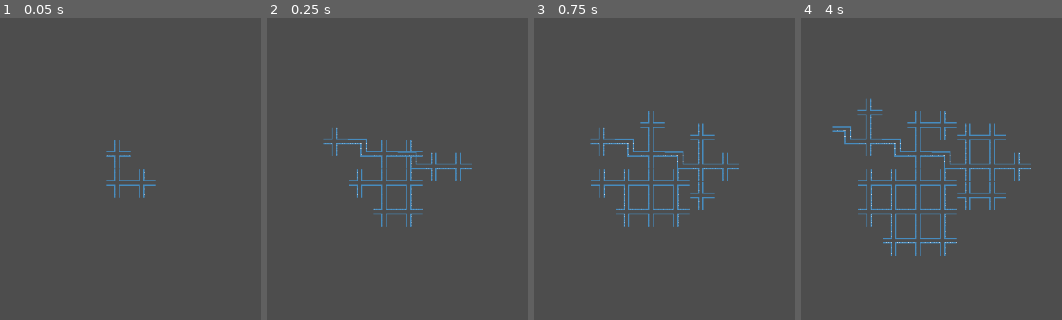
Above: before the commit, frames 1-4 (left to right).
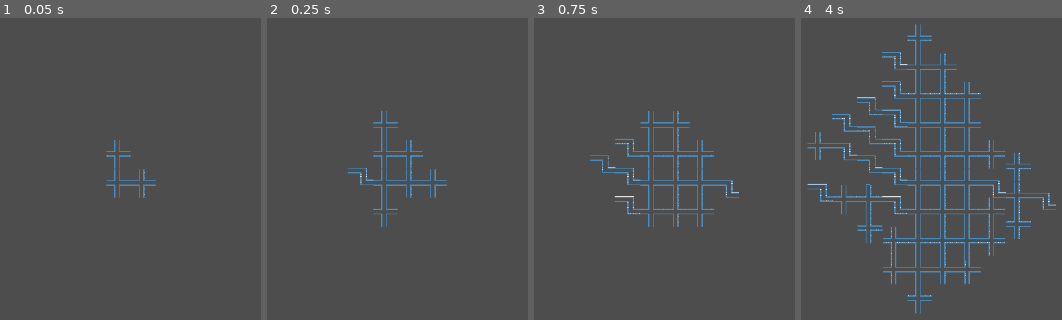
Above: after the commit, the same moments.

Repository: Ediblethumb2/CodZombiesRougelikeCASEPrototypeAssignment
Game: Godot game, scene res://map.tscn
The game is run twice, just before and just after one commit, with the same random seed, the same clock (stepped at 60 frames per second) and the same inputs. This scene is started directly instead of the project's main scene. The engine's default icon, where the game draws it, is replaced by a stand-in: a white triangle on a blue panel in a dark square.
Inputs (mouse positions are in pixels of both pictures, inside the frame that each line leads up to):
- Up to frame 1 (0.05 s): no input
- Up to frame 2 (0.25 s): no input
- Up to frame 3 (0.75 s): tap Enter at 0.5 s; move the mouse to (outside the picture) at 0.52 s; hold A (A) from 0.53 s (still down); click (outside the picture) at 0.67 s
- Up to frame 4 (4 s): tap D (D) at 0.8, 1.35, 3.8 s; move the mouse to (outside the picture) at 1.27 s; release A (A) at 1.28 s; click (outside the picture) at 1.42 s; tap S (S) at 1.55 s; tap Space at 2 s; move the mouse to (999, 84) at 2.02 s; hold S (S) 2.03-2.78 s; click (999, 84) at 2.17 s; tap W (W) at 2.3, 2.85 s; move the mouse to (879, 274) at 2.77 s; click (879, 274) at 2.92 s; tap A (A) at 3.05 s; tap Enter at 3.5 s; move the mouse to (outside the picture) at 3.52 s; hold A (A) from 3.53 s (still down); click (outside the picture) at 3.67 s

Frame 1 is identical in both runs. In frame 2, 1.4% of the frame differs, in the area x 21-79%, y 30-70%; in frame 3, 2.5%; in frame 4, 7.7%, in the area x 2-98%, y 1-99%.

Commit message:
Bugfixing Marathon
I have fixed everything related to the hallway generation, everything should be smooth and fast, the only thing that has bugs in the procedural generation is the generation of deadends

Diff:
--- a/cod-zombies/DeadEnd.tscn
+++ b/cod-zombies/DeadEnd.tscn
@@ -90,6 +90,7 @@
 position = Vector2(171, 0)
 rotation = 3.14159
 metadata/Occupied = false
+metadata/DeadEnd = false
 
 [node name="Area2D" type="Area2D" parent="Sprite2D"]
 position = Vector2(162, 82)
--- a/cod-zombies/GeneratingHallway.gd
+++ b/cod-zombies/GeneratingHallway.gd
@@ -20,6 +20,77 @@
 @onready var Timer2 = Timer.new()
 var markerrunning = false
 var Hallwaydupe = hallways.duplicate()
+var DeadEndDupe = DeadEnds.duplicate()
+
+func _spawn_deadend_at_marker(scene,  marker: Marker2D) -> bool:
+
+	var obj := scene.instantiate() as Node2D
+
+
+
+
+
+	# 1) Map marker name -> opposite connector on the NEW piece
+
+
+
+
+
+	if not opposite.has(marker.name):
+		push_error("Marker must be named ConnR/ConnL/fConnU/ConnD"); obj.queue_free(); return false
+
+	var new_conn := obj.find_child("ConnU") as Node2D
+	if new_conn == null:
+		#FillMap()
+		return false
+		#push_error("New hallway missing %s" % opposite[marker.name]); obj.queue_free();
+	add_child(obj)
+
+
+		#marker.set_meta("Occupied",true)
+
+		#return
+
+
+	var T_marker := Transform2D(marker.global_rotation, marker.global_position)
+	var T_conn   := Transform2D(new_conn.rotation, new_conn.position)
+
+	var R_180    := Transform2D(PI, Vector2.ZERO)  # make connectors face away (butt-join)
+
+	# 3) Place: obj * new_conn_local = marker * 180°
+	var T := T_marker * R_180 * T_conn.affine_inverse()
+
+	# 4) Apply pos/rot only (keep scale)
+	obj.find_child("Sprite2D").global_position = T.origin
+	obj.find_child("Sprite2D").global_rotation = T.get_rotation()
+	obj.scale = Vector2.ONE
+	obj.global_position = obj.global_position.round()
+
+	await get_tree().physics_frame
+
+
+
+
+
+
+
+
+	if  obj.find_child("Sprite2D").find_child("Area2D").has_overlapping_areas():
+		#new_conn.set_meta("Occupied",false)
+		#if is_instance_valid(marker) and !marker.is_queued_for_deletion():
+			#marker.set_meta("Occupied",false)
+		obj.queue_free()
+		return false
+
+
+	else:
+		#Successful +=1
+		new_conn.set_meta("Occupied",true)
+		if is_instance_valid(marker):
+			marker.set_meta("Occupied",true)
+		return true
+
+
 func _spawn_hallway_at_marker(scene,  marker: Marker2D) -> bool:
 
 	var obj := scene.instantiate() as Node2D
@@ -110,7 +181,7 @@
 		var canfill = false
 
 		for Hallway in get_children():
-
+			print("ForLoopRunning")
 
 			if Hallway.get_class() == "Node2D":
 				canfill = true
@@ -132,15 +203,39 @@
 					var placed = await _spawn_hallway_at_marker(scene,marker)
 
 					if placed == false:
-						print(Hallwaydupe)
+
 						Hallwaydupe.remove_at(Hallwaydupe.find(scene))
-						print(Hallwaydupe)
-
-						#while !Hallwaydupe.is_empty():
-							#scene = Hallwaydupe.pick_random()
-
-							#placed  =  await _spawn_hallway_at_marker(scene,marker)
-							#if placed:
+
+
+						while !Hallwaydupe.is_empty():
+							await  get_tree().physics_frame
+							print("WhileLoopRunning")
+							markerrunning = true
+							scene = Hallwaydupe.pick_random()
+
+							placed  =  await _spawn_hallway_at_marker(scene,marker)
+							print(Hallwaydupe.size())
+							if placed == false && Hallwaydupe.size() > 0:
+
+								print(Hallwaydupe.size())
+								Hallwaydupe.remove_at(Hallwaydupe.find(scene))
+							if placed:
+								markerrunning = false
+								break
+							if Hallwaydupe.size() == 0:
+								marker.set_meta("Occupied",true)
+								markerrunning = false
+								DeadEndDupe = DeadEnds.duplicate()
+								var DeadEndScene = DeadEndDupe.pick_random()
+								var DeadEndPlaced = await _spawn_deadend_at_marker(DeadEndScene,marker)
+								if DeadEndPlaced == false && DeadEndDupe.size() > 0:
+									DeadEndDupe.remove_at(DeadEndDupe.find(DeadEndScene))
+								if DeadEndPlaced:
+									break
+
+
+								break
+
 
 
 					break
@@ -185,7 +280,8 @@
 func rungeneration():
 	while Successful < 50:
 		if markerrunning == false:
-			FillMap()
+			print("aaaaaaaaaaaa")
+			await FillMap()
 			await get_tree().physics_frame
 	var children = get_children()
 	for Hallway in  range(children.size()):
@@ -196,43 +292,7 @@
 			var markerrr = children[Hallway].find_child("Sprite2D").find_child("Control").get_children()
 			for mark in markerrr:
 				if mark.get_meta("Occupied") == false:
-					var obj :=DeadEnd.instantiate() as Node2D
-					var new_conn := obj.find_child("ConnU") as Node2D
-					if new_conn == null:
-								#FillMap()
-						return
-								#push_error("New hallway missing %s" % opposite[marker.name]); obj.queue_free();
-						add_child(obj)
-
-
-								#marker.set_meta("Occupied",true)
-
-								#return
-
-					var T_marker := Transform2D(mark.global_rotation, mark.global_position)
-					var T_conn   := Transform2D(new_conn.rotation, new_conn.position)
-					var R_180    := Transform2D(PI, Vector2.ZERO)  # make connectors face away (butt-join)
-
-							# 3) Place: obj * new_conn_local = marker * 180°
-					var T := T_marker * R_180 * T_conn.affine_inverse()
-
-							# 4) Apply pos/rot only (keep scale)
-					obj.find_child("Sprite2D").global_position = T.origin
-					obj.find_child("Sprite2D").global_rotation = T.get_rotation()
-					obj.scale = Vector2.ONE
-					await get_tree().physics_frame
-
-
-
-
-
-
-					if  obj.find_child("Sprite2D").find_child("Area2D").has_overlapping_areas():
-						obj.queue_free()
-						mark.set_meta("Occupied",true)
-						break
-
-
+					pass
 # Called every frame. 'delta' is the elapsed time since the previous frame.
 func _physics_process(delta: float) -> void:
 	#FillMap()
--- a/cod-zombies/Hallway4.tscn
+++ b/cod-zombies/Hallway4.tscn
@@ -90,20 +90,24 @@
 position = Vector2(225, 199)
 rotation = -1.5708
 metadata/Occupied = false
+metadata/DeadEnd = false
 
 [node name="ConnL" type="Marker2D" parent="Sprite2D/Control"]
 position = Vector2(-128, 199)
 rotation = 1.5708
 metadata/Occupied = false
+metadata/DeadEnd = false
 
 [node name="ConnU" type="Marker2D" parent="Sprite2D/Control"]
 position = Vector2(22, 1)
 rotation = -3.14159
 metadata/Occupied = false
+metadata/DeadEnd = false
 
 [node name="ConnD" type="Marker2D" parent="Sprite2D/Control"]
 position = Vector2(22, 418)
 metadata/Occupied = false
+metadata/DeadEnd = false
 
 [node name="Area2D" type="Area2D" parent="Sprite2D"]
 position = Vector2(-4, 17)
--- a/cod-zombies/Wall.tscn
+++ b/cod-zombies/Wall.tscn
@@ -90,6 +90,7 @@
 position = Vector2(171, 10)
 rotation = 3.14159
 metadata/Occupied = false
+metadata/DeadEnd = false
 
 [node name="Area2D" type="Area2D" parent="Sprite2D"]
 position = Vector2(162, 82)
--- a/cod-zombies/hallway_3.tscn
+++ b/cod-zombies/hallway_3.tscn
@@ -89,11 +89,13 @@
 position = Vector2(19, 38)
 rotation = 1.5708
 metadata/Occupied = false
+metadata/DeadEnd = false
 
 [node name="ConnR" type="Marker2D" parent="Sprite2D/Control"]
 position = Vector2(383, 218)
 rotation = -1.5708
 metadata/Occupied = false
+metadata/DeadEnd = false
 
 [node name="Area2D" type="Area2D" parent="Sprite2D"]
 
